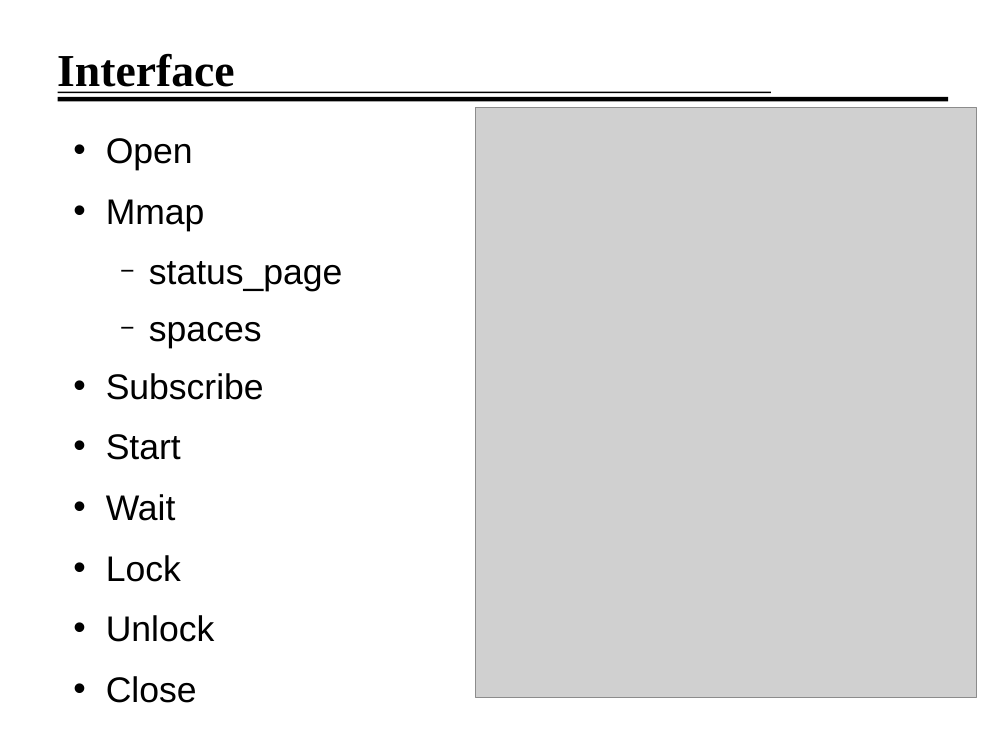
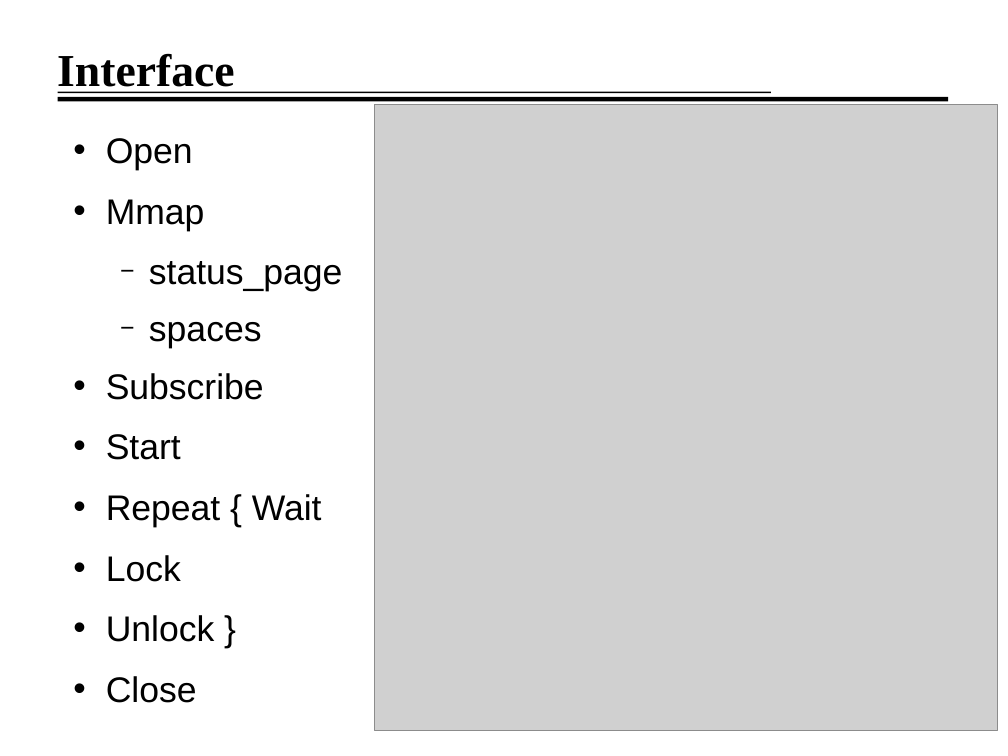
Before and after one commit to jirislaby/writings, a slide deck: slide 5 of presentation/seminar.odp (slide 4 before the commit). Drawn at 1008x756 pixels with LibreOffice and Linux fonts; fonts in the diff are those of the drawing; grey boxes stand for pictures; background and template pictures are left out. Boxes give left, top, right and bottom in pixels: in the first picture for what was removed or moved away, otherwise in the second. Text is boxed around its words. In the diff, an @@ line names an element or a change of style, - is before the commit and + after.

```diff
--- a/presentation/seminar.odp
+++ b/presentation/seminar.odp
@@ picture: place and size @@
-picture at [476,108,977,698]
+picture at [375,105,998,731]
@@ text at [106,494,322,527]: text changed @@
-• Wait
+• Repeat { Wait
```
Also in this commit, not shown: 2 other slides changed, 1 slide added, 2 other files.
